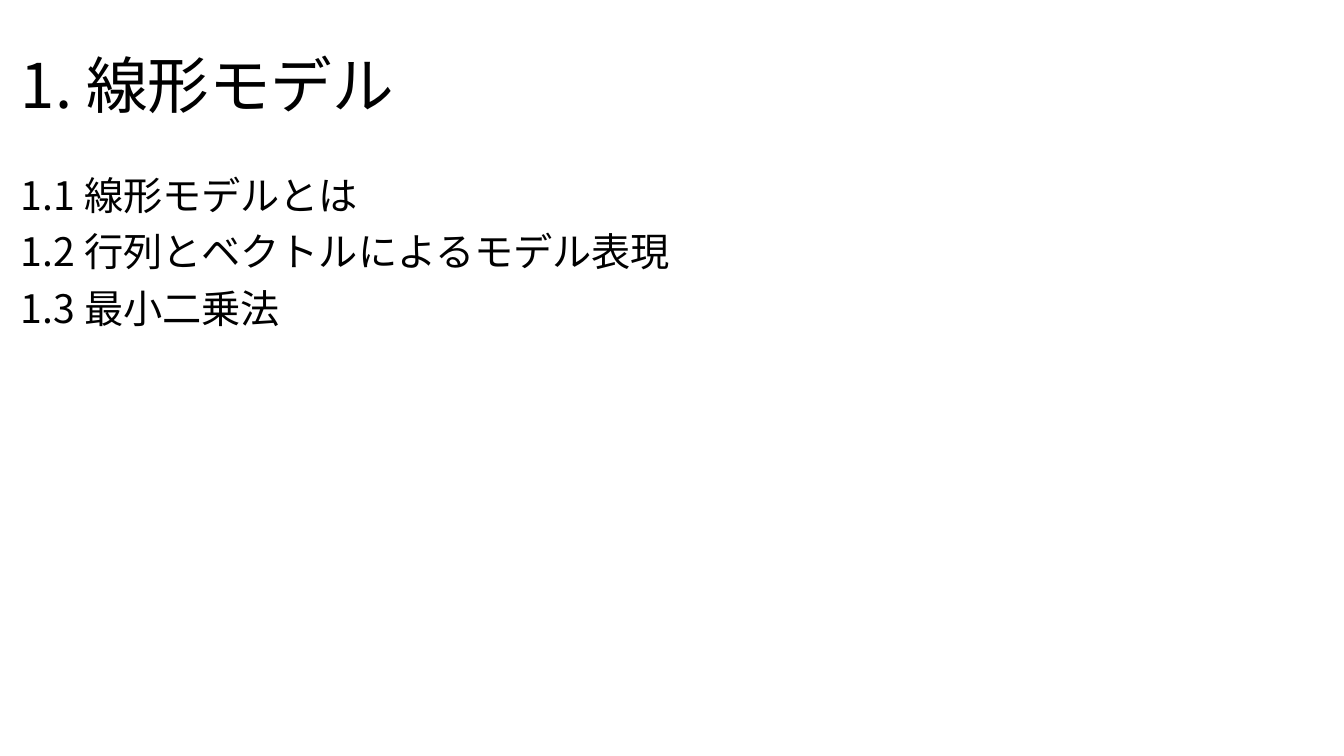
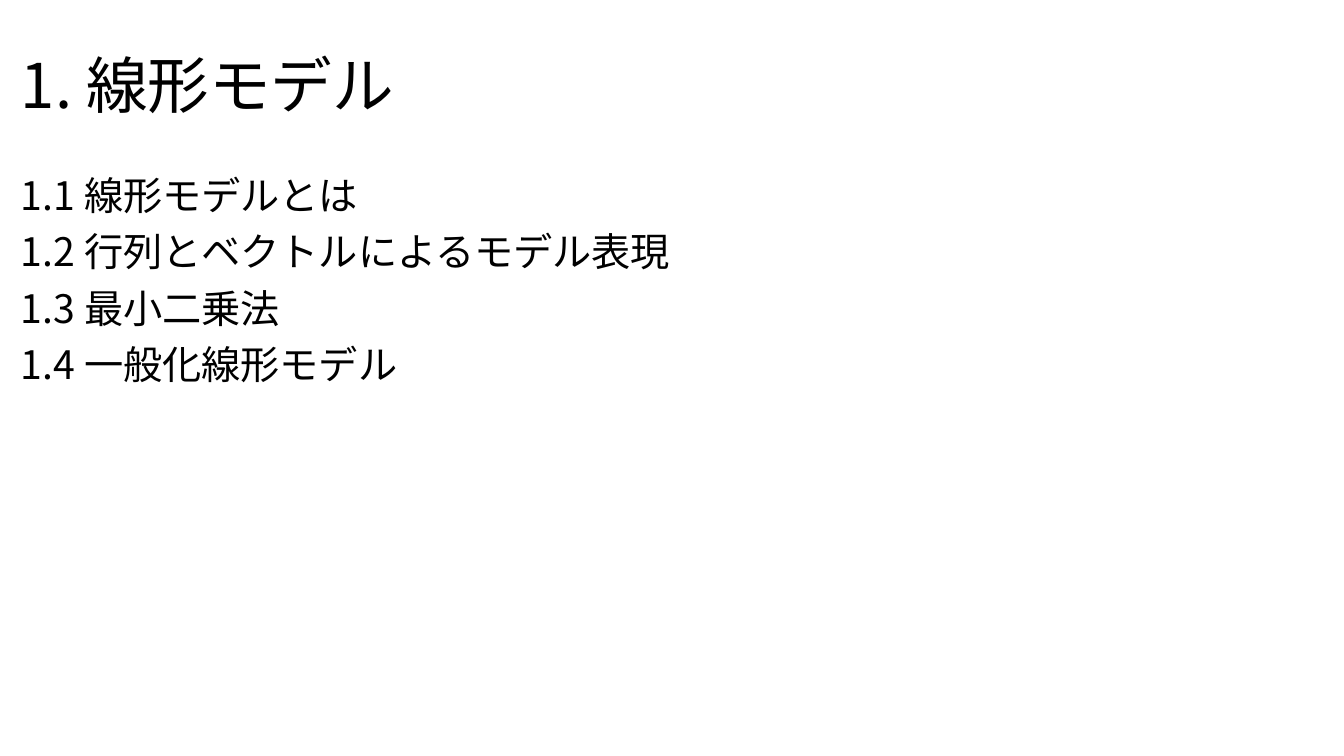
Before and after one commit to Yoshifumi14/stats, a slide deck: slide 3 of statistics2.pptx. Drawn at 1344x756 pixels with LibreOffice and Linux fonts; fonts in the diff are those of the drawing. Boxes give left, top, right and bottom in pixels: in the first picture for what was removed or moved away, otherwise in the second. Text is boxed around its words. In the diff, an @@ line names an element or a change of style, - is before the commit and + after.

```diff
--- a/statistics2.pptx
+++ b/statistics2.pptx
@@ text at [21,345,397,382]: paragraph added @@
+1.4 一般化線形モデル
```
Also in this commit, not shown: 1 other file.
